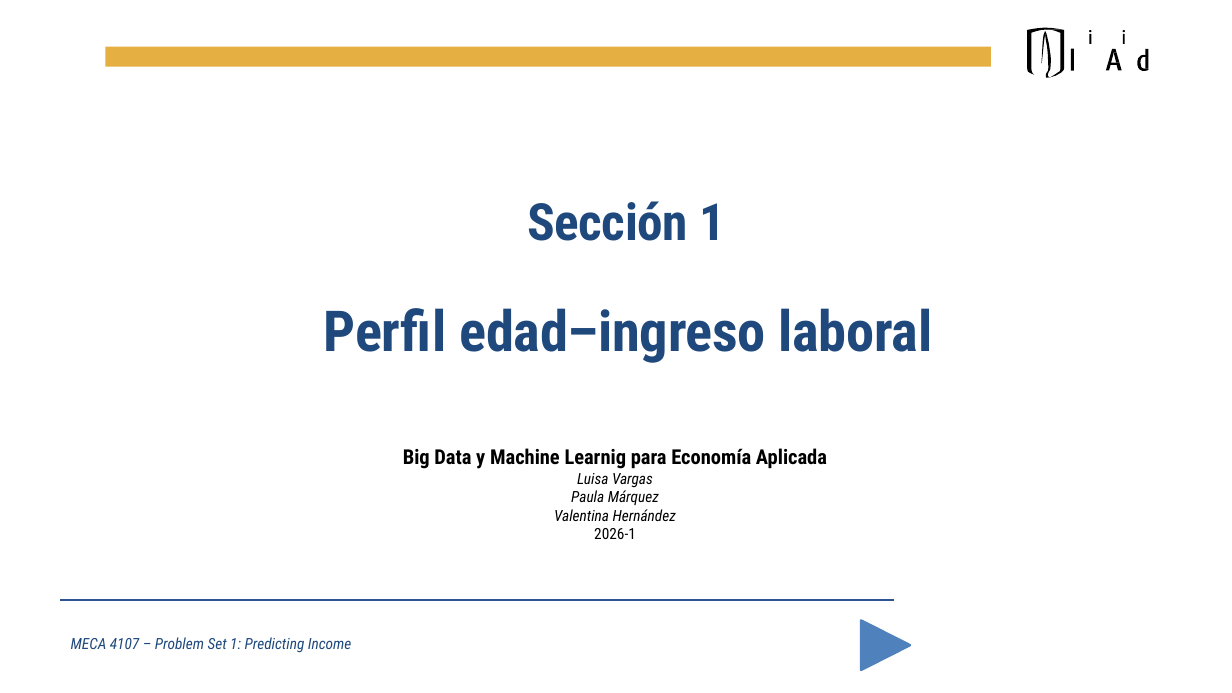
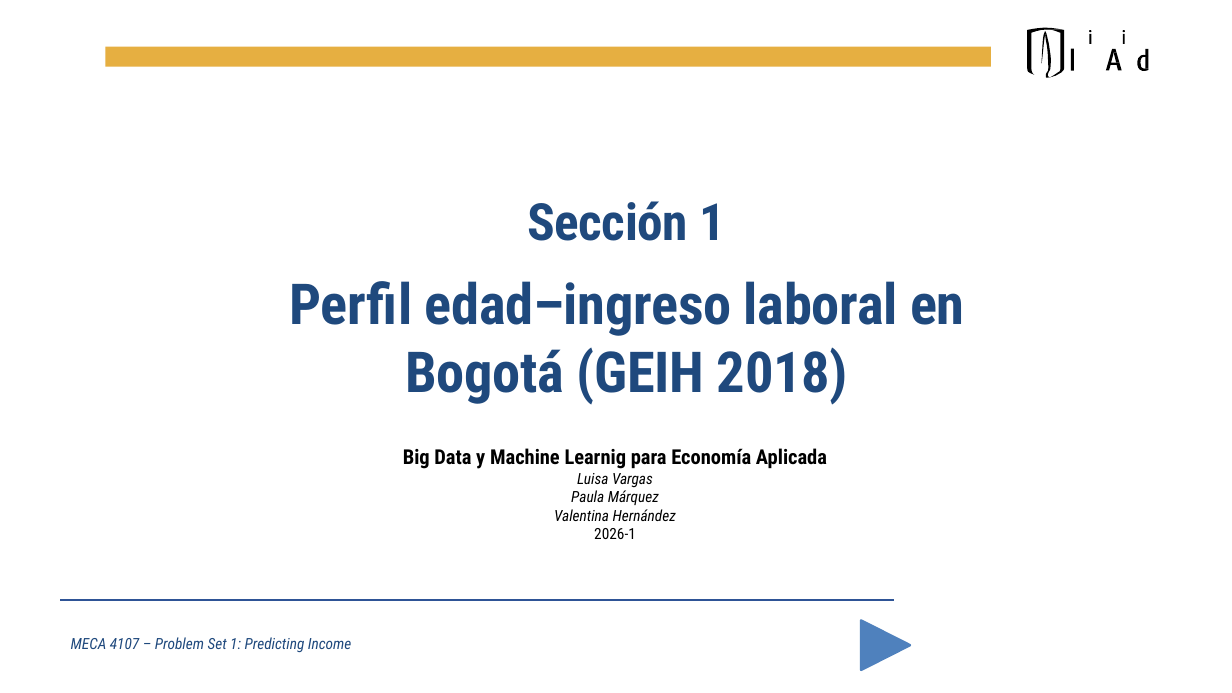
Before and after one commit to Lu2304/Taller-1, a slide deck: slide 1 of 01_section1_age_profile.pptx. Drawn at 1232x693 pixels with LibreOffice and Linux fonts; fonts in the diff are those of the drawing; background and template pictures are left out. Boxes give left, top, right and bottom in pixels: in the first picture for what was removed or moved away, otherwise in the second. Text is boxed around its words. In the diff, an @@ line names an element or a change of style, - is before the commit and + after.

```diff
--- a/01_section1_age_profile.pptx
+++ b/01_section1_age_profile.pptx
@@ text at box(289, 281, 965, 405): text changed @@
-Perfil edad–ingreso laboral
+Perfil edad–ingreso laboral en Bogotá (GEIH 2018)
```
Also in this commit, not shown: 6 slides added, 2 other files.
